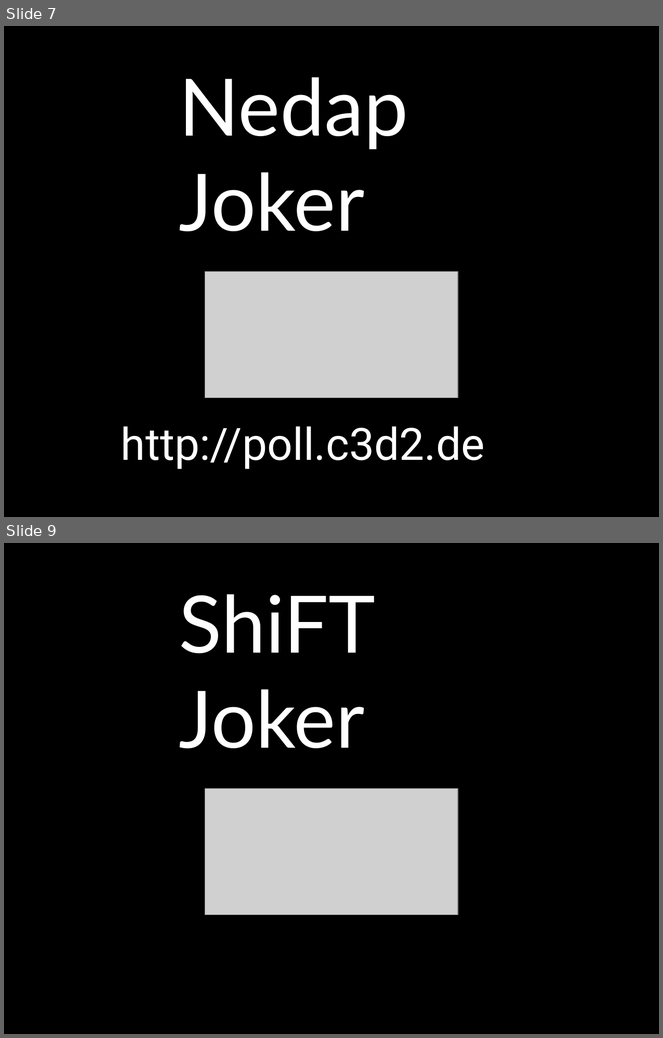
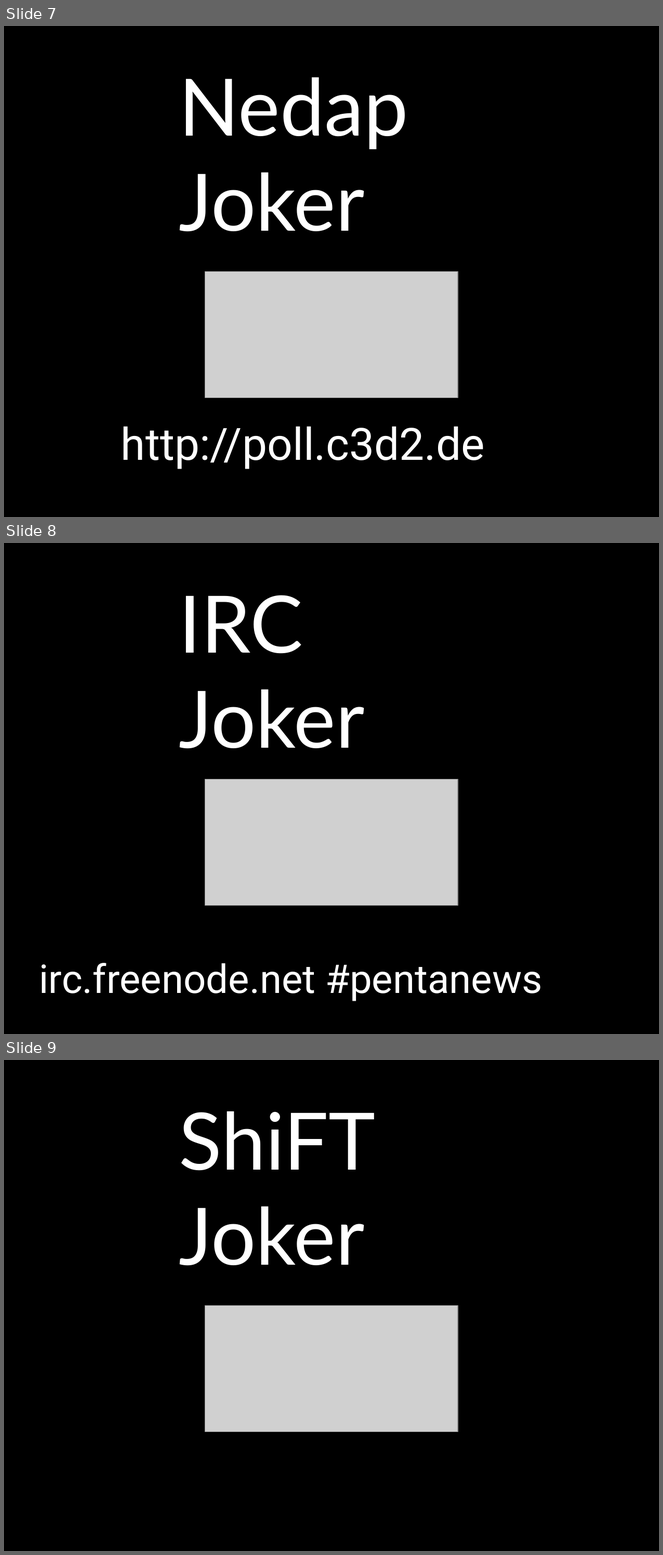
Before and after one commit to c3d2/pentanews-quiz, a slide deck: data.27c3/intro.odp. Shown one above the other, each under a label of ours: slides 7 and 9 before the commit, slides 7, 8 and 9 after it; the slides between them are not shown. The pictures are 663x1038 and 663x1555 pixels, drawn with LibreOffice and Linux fonts; fonts in the diff are those of the drawing; grey boxes stand for pictures. Boxes give left, top, right and bottom in pixels: in the first picture for what was removed or moved away, otherwise in the second. Text is boxed around its words. In the diff, an @@ line names an element or a change of style, - is before the commit and + after.

Commit message:
fixed presentation

```diff
--- a/data.27c3/intro.odp
+++ b/data.27c3/intro.odp
@@ slide 8 added at (4, 543, 659, 1034), background #000000 @@
@@ text added at (179, 595, 365, 749), 96 pt, text #FFFFFF @@
+IRC
+Joker
@@ picture added at (206, 780, 458, 906) @@
@@ text added at (39, 963, 542, 1002), 48 pt, text #FFFFFF @@
+irc.freenode.net #pentanews
```
Also in this commit, not shown: 1 slide removed.
